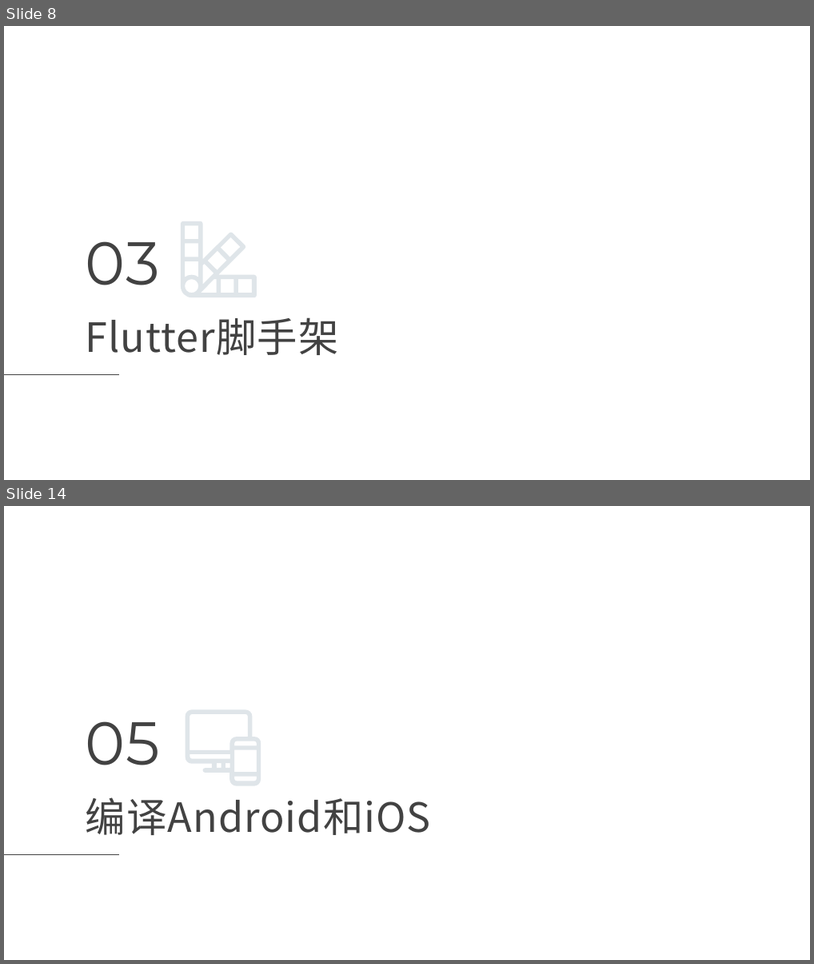
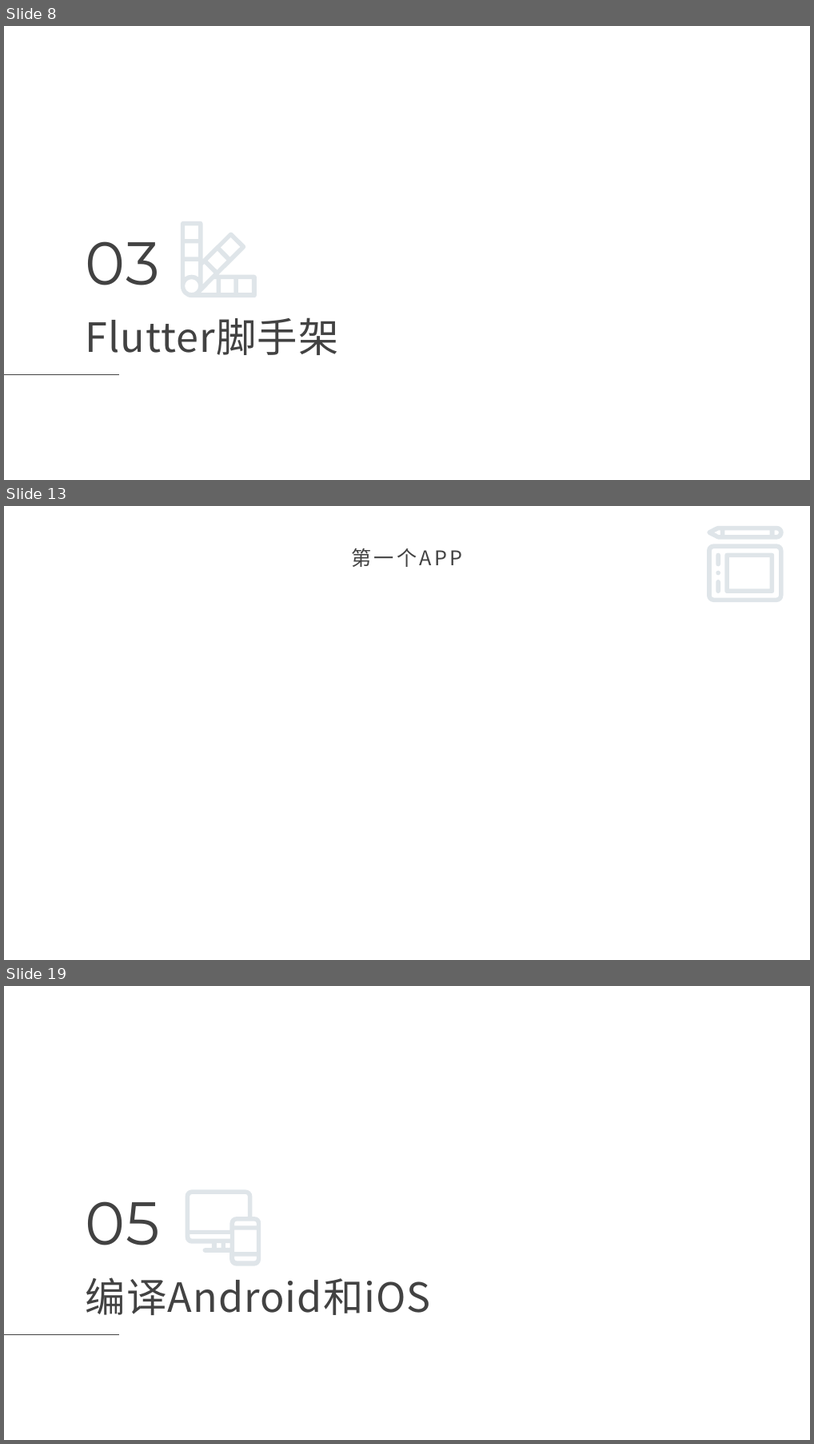
Before and after one commit to maosong-pactera/training-flutter, a slide deck: 移动端Flutter_第1课_如何开始工作？.pptx. Shown one above the other, each under a label of ours: slides 8 and 14 before the commit, slides 8, 13 and 19 after it; the slides between them are not shown. The pictures are 814x964 and 814x1444 pixels, drawn with LibreOffice and Linux fonts; fonts in the diff are those of the drawing; background and template pictures are left out. Boxes give left, top, right and bottom in pixels: in the first picture for what was removed or moved away, otherwise in the second. Text is boxed around its words. In the diff, an @@ line names an element or a change of style, - is before the commit and + after.

Commit message:
完善第一课

```diff
--- a/移动端Flutter_第1课_如何开始工作？.pptx
+++ b/移动端Flutter_第1课_如何开始工作？.pptx
@@ slide 13 added at (4,506,810,960), background picture (left out) @@
@@ title added at (352,548,463,567), 24 pt, text #424242 @@
+第一个APP
@@ group added at (707,526,784,602): 6 freeform shapes @@
@@ what was slide 14 is now slide 19 @@
```
Also in this commit, not shown: 7 slides changed, 10 other slides added, 2 slides removed.
